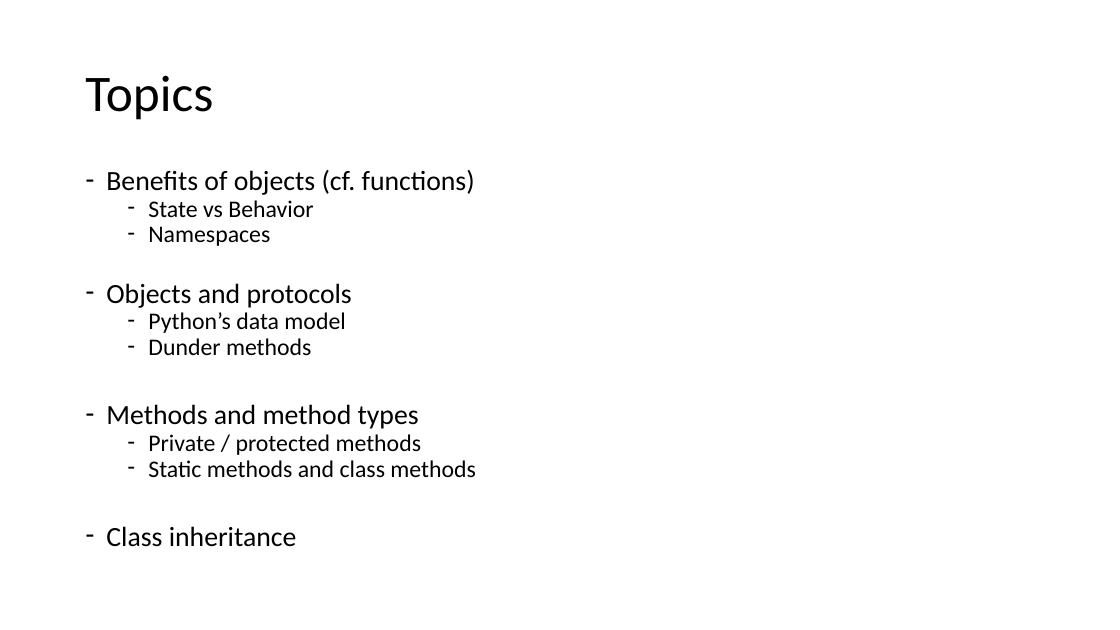
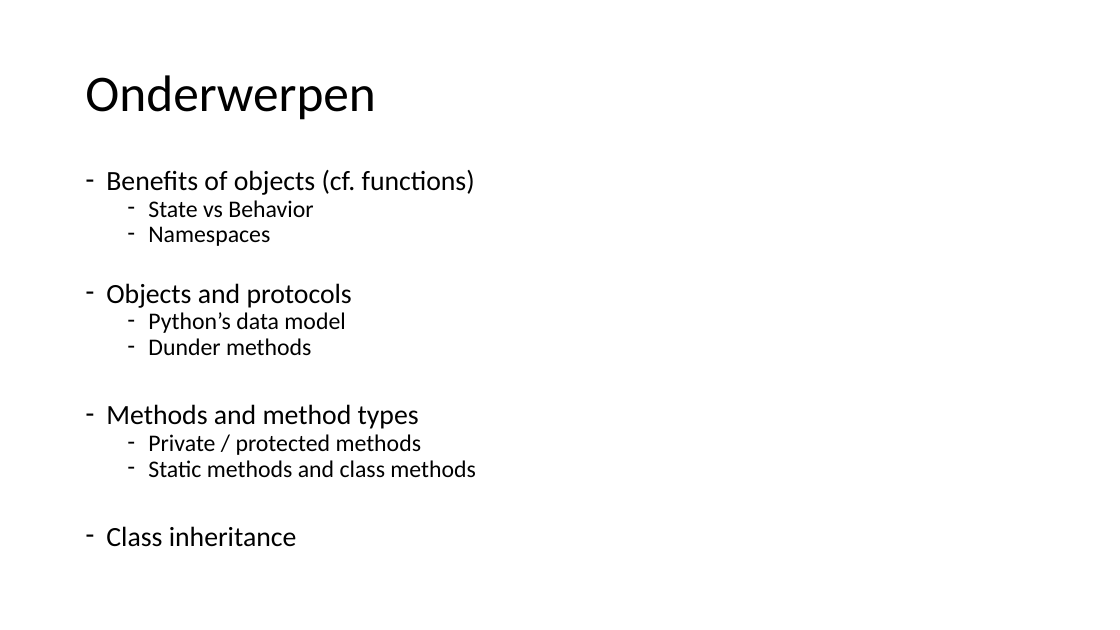
Before and after one commit to LFKoning/knowledge-sharing, a slide deck: slide 2 of objects/python_objects.pptx. Drawn at 1120x630 pixels with LibreOffice and Linux fonts; fonts in the diff are those of the drawing. Boxes give left, top, right and bottom in pixels: in the first picture for what was removed or moved away, otherwise in the second. Text is boxed around its words. In the diff, an @@ line names an element or a change of style, - is before the commit and + after.

```diff
--- a/objects/python_objects.pptx
+++ b/objects/python_objects.pptx
@@ title at box(85, 75, 376, 120): text changed @@
-Topics
+Onderwerpen
```
Also in this commit, not shown: 4 other slides changed, 7 slides added, 3 slides removed, 7 other files.
